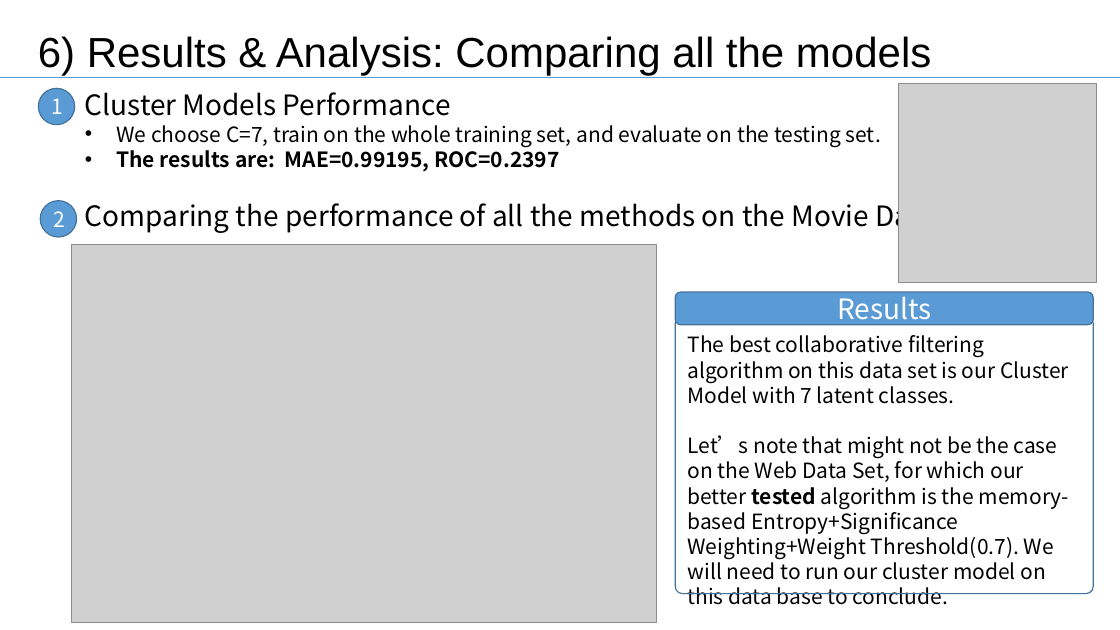
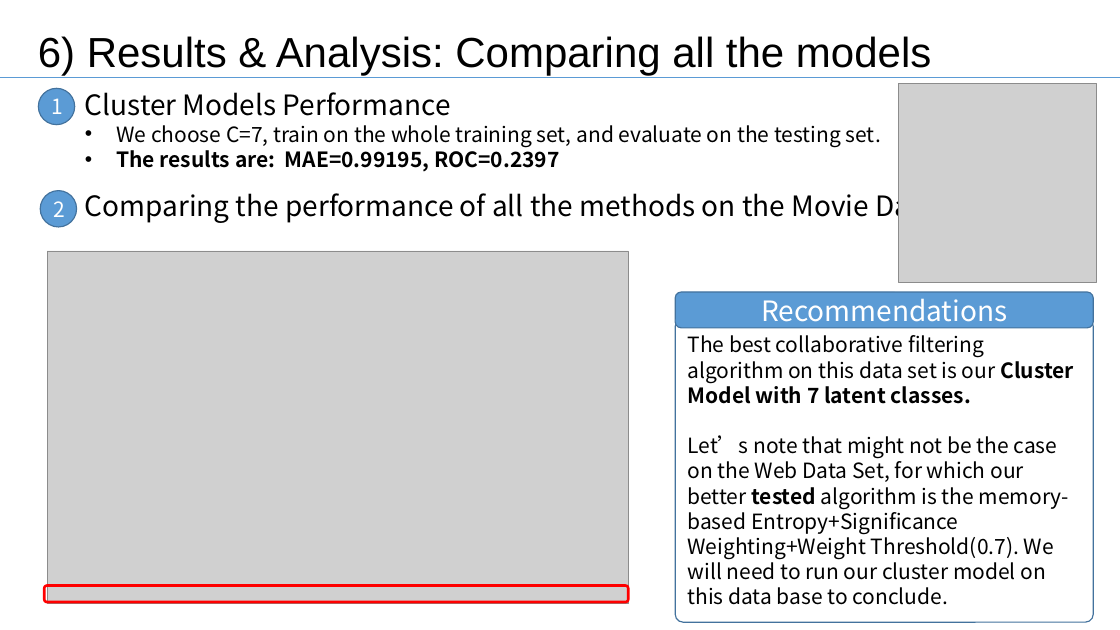
Before and after one commit to TZstatsADS/Fall2017-project4-grp4, a slide deck: slide 8 of presentation_project4.pptx. Drawn at 1120x630 pixels with LibreOffice and Linux fonts; fonts in the diff are those of the drawing; grey boxes stand for pictures. Boxes give left, top, right and bottom in pixels: in the first picture for what was removed or moved away, otherwise in the second. Text is boxed around its words. In the diff, an @@ line names an element or a change of style, - is before the commit and + after.

```diff
--- a/presentation_project4.pptx
+++ b/presentation_project4.pptx
@@ ellipse "2": place and size @@
-ellipse "2" at box(40, 201, 76, 237)
+ellipse "2" at box(40, 191, 76, 227)
@@ text "Comparing the performance of all ...": place and size @@
-text "Comparing the performance of all ..." at box(85, 198, 935, 234)
+text "Comparing the performance of all ..." at box(85, 188, 935, 224)
@@ picture: place and size @@
-picture at box(71, 245, 656, 623)
+picture at box(47, 251, 628, 604)
@@ rounded rectangle "Recommendations": place and size @@
-rounded rectangle "Recommendations" at box(676, 292, 1094, 325)
+rounded rectangle "Recommendations" at box(676, 292, 1094, 329)
@@ text in rounded rectangle at box(761, 298, 1007, 329): text changed @@
-Results
+Recommendations
@@ rounded rectangle: place and size @@
-rounded rectangle at box(676, 316, 1094, 593)
+rounded rectangle at box(676, 318, 1094, 623)
@@ text at box(688, 335, 1074, 404): bold on in "Cluster Model with 7 latent classes." @@
@@ rounded rectangle added at box(45, 586, 628, 602), outline #FF0000 2.25 pt @@
```
Also in this commit, not shown: 1 other slide changed.
